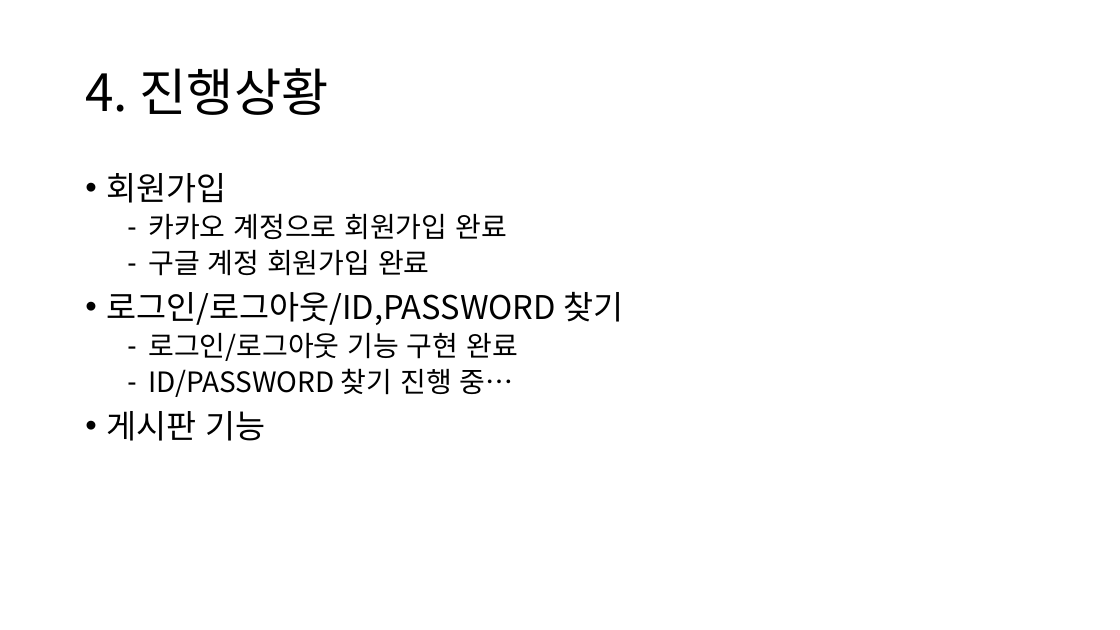
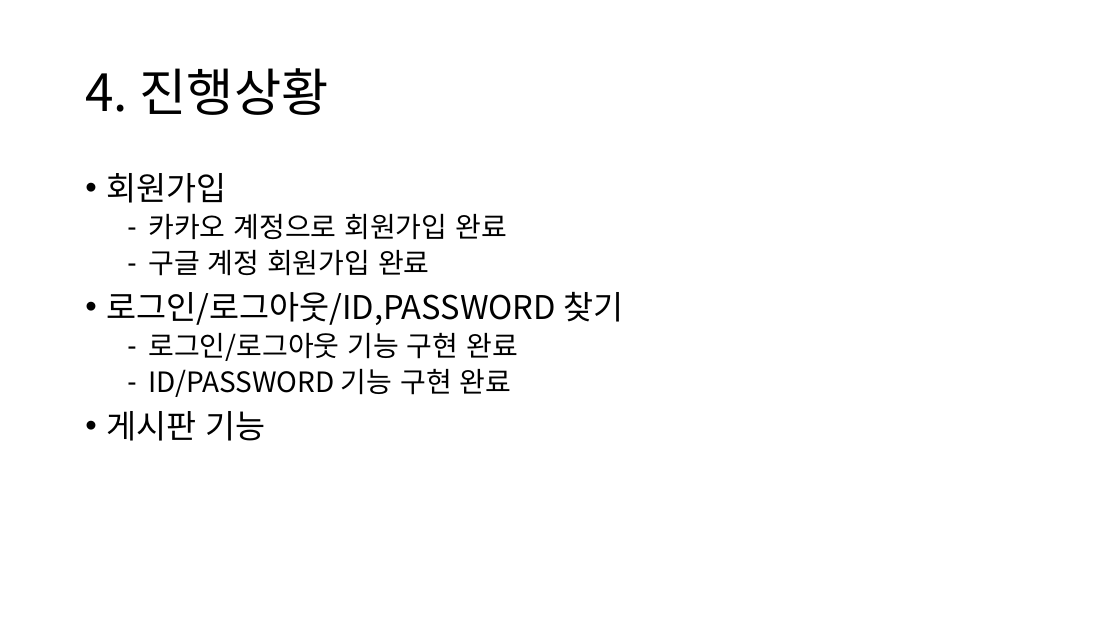
Before and after one commit to ZScomnet/django_tutorial, a slide deck: slide 5 of 설명.pptx. Drawn at 1120x630 pixels with LibreOffice and Linux fonts; fonts in the diff are those of the drawing. Boxes give left, top, right and bottom in pixels: in the first picture for what was removed or moved away, otherwise in the second. Text is boxed around its words. In the diff, an @@ line names an element or a change of style, - is before the commit and + after.

Commit message:
Update 21.01.29

```diff
--- a/설명.pptx
+++ b/설명.pptx
@@ text at [148, 368, 512, 397]: text changed @@
-  – ID/PASSWORD 찾기 진행 중…
+  – ID/PASSWORD 기능 구현 완료
```
